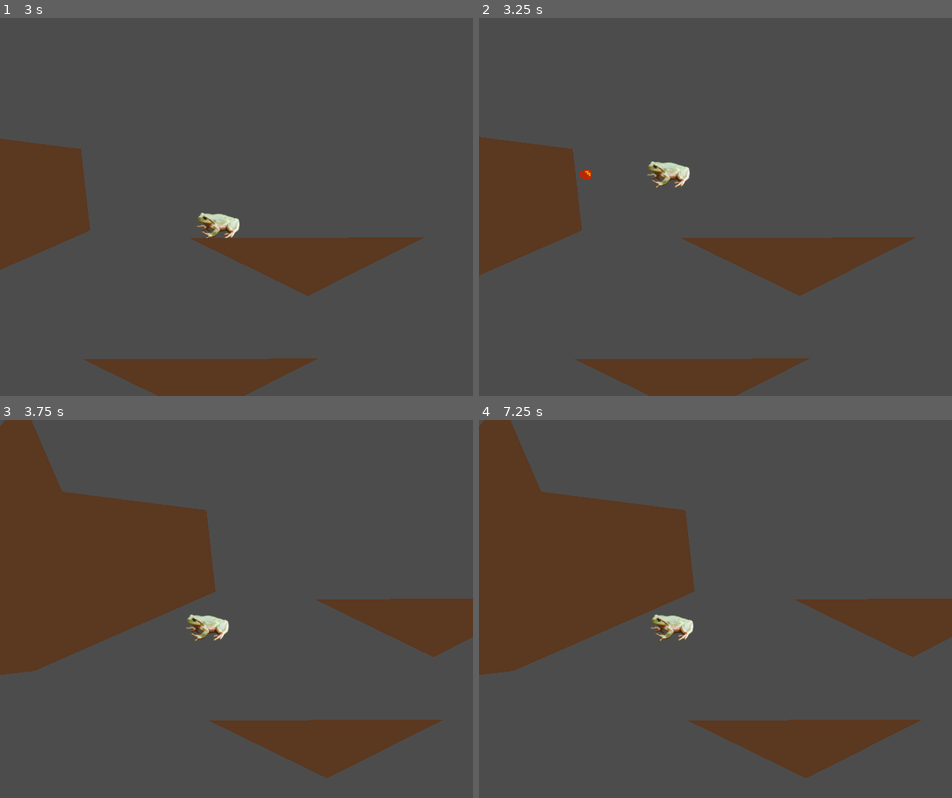
Above: before the commit, frames 1-4 (two rows, left to right).
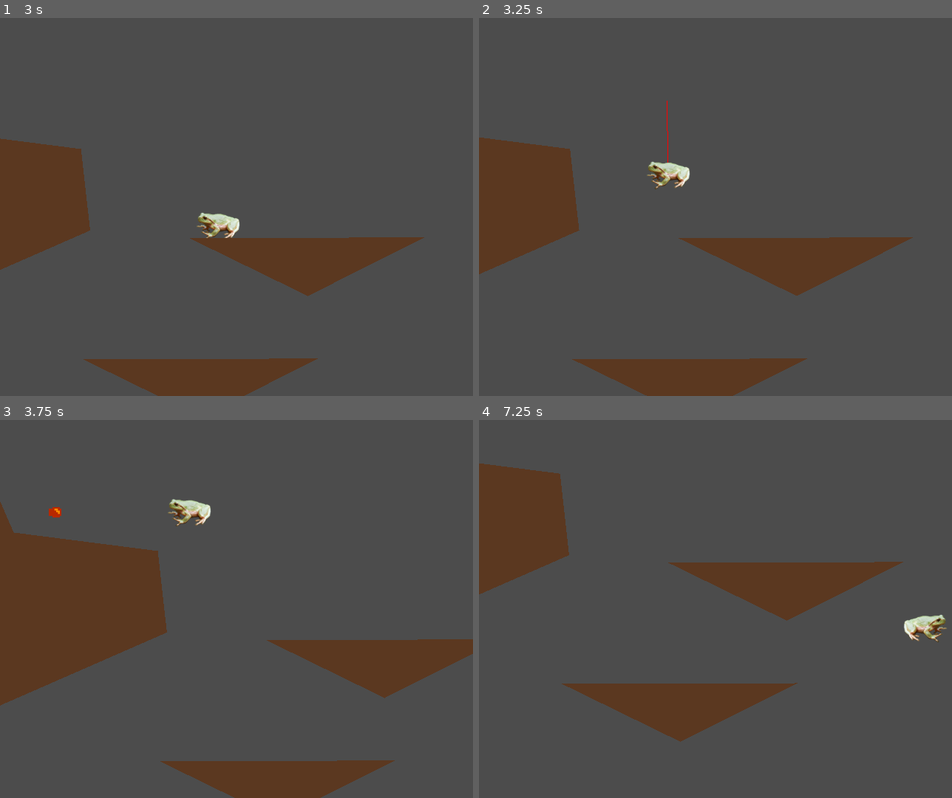
Above: after the commit, the same moments.

Repository: fheysel/frogGoesToSpace
Game: Godot game, scene res://Level0.tscn
The game is run twice, just before and just after one commit, with the same random seed, the same clock (stepped at 60 frames per second) and the same inputs.
Inputs:
- Up to frame 1 (3 s): hold X (tongue) 0.53-1.28 s; hold Right (walk_right) 0.53-2.03 s; tap Z (jump) at 0.77, 0.8, 1.07, 1.35, 1.52, 1.82, 2.3 s; tap X (tongue) at 1.55 s; hold Down (look_down) 2.03-2.78 s; hold Left (walk_left) from 2.03 s (still down); tap Up (look_up) at 2.85 s
- Up to frame 2 (3.25 s): keep holding Left (walk_left); tap Z (jump) at 3.02 s; tap X (tongue) at 3.05 s
- Up to frame 3 (3.75 s): keep holding Left (walk_left); tap Z (jump) at 3.32 s; hold X (tongue) from 3.53 s (still down)
- Up to frame 4 (7.25 s): tap Z (jump) at 3.77, 3.8, 4.07, 4.52, 4.82, 6.02, 6.32, 6.77, 6.8, 7.07 s; release Left (walk_left) at 4.28 s; release X (tongue) at 4.28 s; hold Right (walk_right) from 4.28 s (still down); tap X (tongue) at 4.35, 6.05 s; hold Z (jump) 5.03-5.78 s; tap Down (look_down) at 5.85 s; hold Up (look_up) from 6.53 s (still down)

Frame 1 is identical in both runs. In frame 2, 0.7% of the frame differs, in the area x 0-93%, y 21-100%; in frame 3, 24%; in frame 4, 28%, in the area x 0-100%, y 0-95%.

Commit message:
Swinging is greatly improved
It works now! Couple of things to handle still:
- Let user swing left+right
- Let user change swing radius while swinging
- Deal with tongueing straight down...
- Add collision detection lol

Diff:
--- a/godotproject/Player.gd
+++ b/godotproject/Player.gd
@@ -32,8 +32,19 @@
 	var swing_vec = frog_pos - swing_pivot_position
 	swing_radius = swing_vec.length()
 	swing_angle = swing_vec.angle() # Angle from positive X-axis to swing vector
-	swing_angular_speed = 0
-	print_debug('Tongue:',swing_pivot_position,'\nFrog:',frog_pos,'\nRadius:',swing_radius,'\nAngle:',swing_angle)
+	var swing_dir_vec = swing_vec.rotated(PI/2)
+	var dotprod = swing_dir_vec.dot(velocity)
+	if abs(dotprod)<  0.01 or swing_radius < 0.01:
+		swing_angular_speed = 0
+	else:
+		swing_angular_speed = dotprod / abs(dotprod) * pow(abs(dotprod), 0.5) / max(1, swing_radius)
+	print_debug('Tongue:',swing_pivot_position,'\nFrog:',frog_pos,'\nRadius:',swing_radius,'\nAngle:',swing_angle,'\nAng. Speed:',swing_angular_speed)
+
+func stop_swing():
+	# Convert swinging angular momentum into player velocity
+	velocity = Vector2.DOWN.rotated(swing_angle) * swing_angular_speed * swing_radius
+	print_debug('Stop swing: Velocity=',velocity)
+	emit_signal("tongue_stop")
 
 func get_input():
 	var l = Input.is_action_pressed("walk_left")
@@ -55,13 +66,19 @@
 	tongue_pressed = Input.is_action_just_pressed("tongue")
 	tongue_held = Input.is_action_pressed("tongue")
 
+func _draw():
+	if $PlayerTongue.swinging:
+		var tgt = Vector2.DOWN.rotated(swing_angle) * swing_angular_speed * 100
+		draw_line(Vector2(0,0), tgt, Color(1,0,0))
+
 func do_movement(delta):
 	if $PlayerTongue.swinging:
-		swing_angular_speed += 0.05 * swing_radius * gravity * cos(swing_angle) * delta
-		swing_angular_speed = max(min(swing_angular_speed, 10), -10)
+		swing_angular_speed += 1 / swing_radius * gravity * cos(swing_angle) * delta
+		swing_angular_speed *= pow(0.5, delta)
+		# swing_angular_speed = max(min(swing_angular_speed, 10), -10)
 		swing_angle += swing_angular_speed * delta
 		var new_pos = swing_pivot_position + Vector2.RIGHT.rotated(swing_angle) * swing_radius
-		print_debug('Swing:', swing_pivot_position, '\nFrog:', new_pos)
+		# print_debug('Swing:', swing_angular_speed)
 		position = new_pos
 	else:
 		# Set X velocity based on user input
@@ -101,17 +118,25 @@
 	return tdir.normalized()
 
 func _physics_process(delta):
+	update()
 	get_input()
 	do_movement(delta)
 
 	if Input.is_action_just_pressed("jump"):
-		if is_on_floor():
+		if $PlayerTongue.swinging:
+			stop_swing()
 			jump_frame_countdown = jump_length
 			jump_shorthop_countdown = shorthop_length
+		else:
+			if is_on_floor():
+				jump_frame_countdown = jump_length
+				jump_shorthop_countdown = shorthop_length
 	update_anim()
 	if Input.is_action_just_pressed("tongue"):
-		emit_signal("tongue_start", get_tongue_direction())
-		pass
+		if $PlayerTongue.swinging:
+			stop_swing()
+		else:
+			emit_signal("tongue_start", get_tongue_direction())
 
 func die():
 	print_debug("ded")
--- a/godotproject/Player.tscn
+++ b/godotproject/Player.tscn
@@ -22,5 +22,7 @@
 shape = SubResource( 1 )
 
 [node name="PlayerTongue" parent="." instance=ExtResource( 3 )]
+shoot_speed = 900.0
 [connection signal="tongue_start" from="." to="PlayerTongue" method="_on_Player_tongue_start"]
+[connection signal="tongue_stop" from="." to="PlayerTongue" method="_on_Player_tongue_stop"]
 [connection signal="tongue_swing" from="PlayerTongue" to="." method="_on_PlayerTongue_tongue_swing"]
--- a/godotproject/PlayerTongue.gd
+++ b/godotproject/PlayerTongue.gd
@@ -20,6 +20,7 @@
 	shooting = false
 	swinging = false
 	$TongueCollisionArea/CollisionShape2D/Sprite.visible = false
+	$TongueCollisionArea/CollisionShape2D.disabled = true
 	position = Vector2.ZERO
 
 func handle_idle(delta):
@@ -29,15 +30,24 @@
 	idle = false
 	shooting = true
 	swinging = false
+	$TongueCollisionArea/CollisionShape2D/Sprite.visible = true
+	$TongueCollisionArea/CollisionShape2D.disabled = false
 	shoot_direction = dirn
 
 func handle_shoot(delta):
-	$TongueCollisionArea/CollisionShape2D/Sprite.visible = true
 	# Advance tongue in direction
 	position += shoot_direction * shoot_speed * delta
 	if position.length_squared() >= max_shoot_dist * max_shoot_dist:
 		# We didn't hit anything. Stop shooting.
 		start_idle()
+
+func start_swing(body):
+	idle = false
+	shooting = false
+	swinging = true
+	$TongueCollisionArea/CollisionShape2D/Sprite.visible = false
+	$TongueCollisionArea/CollisionShape2D.disabled = true
+	emit_signal("tongue_swing", get_global_transform().xform(Vector2.ZERO))
 
 func handle_swing(delta):
 	pass
@@ -65,8 +75,9 @@
 
 func _on_TongueCollisionArea_body_entered(body):
 	if shooting:
-		idle = false
-		shooting = false
-		swinging = true
-		emit_signal("tongue_swing", get_global_transform().xform(Vector2.ZERO))
-		$TongueCollisionArea/CollisionShape2D.disabled = true
+		start_swing(body)
+
+
+func _on_Player_tongue_stop():
+	if swinging:
+		start_idle()
